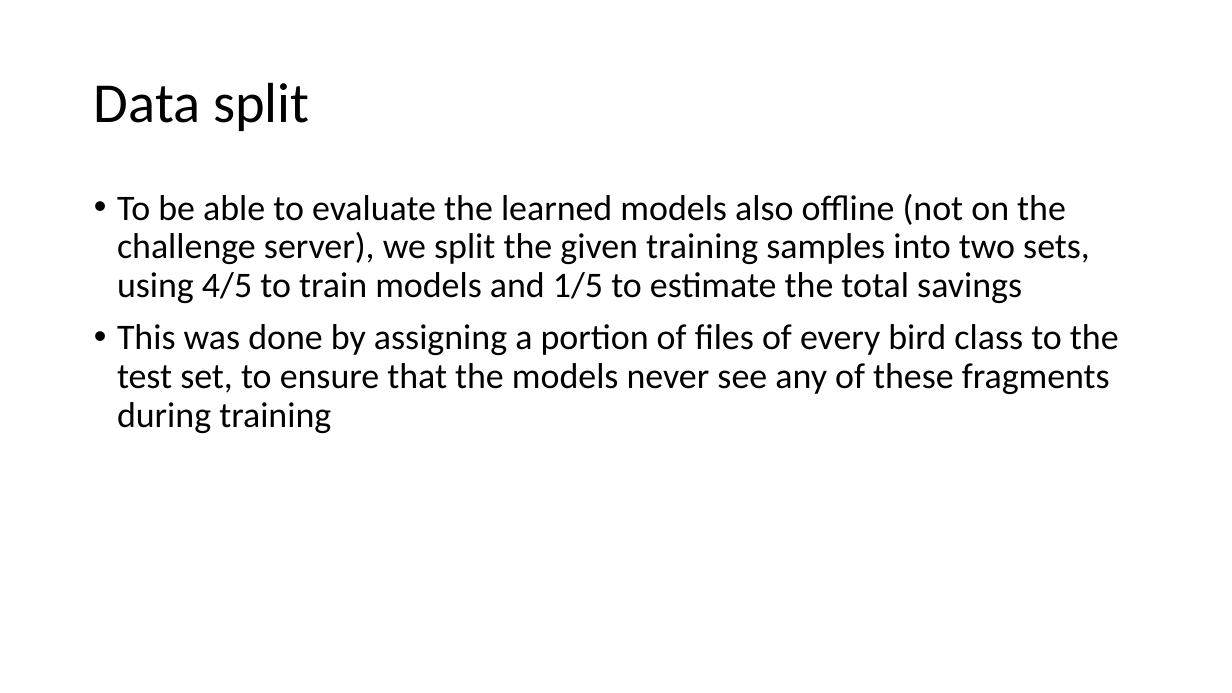
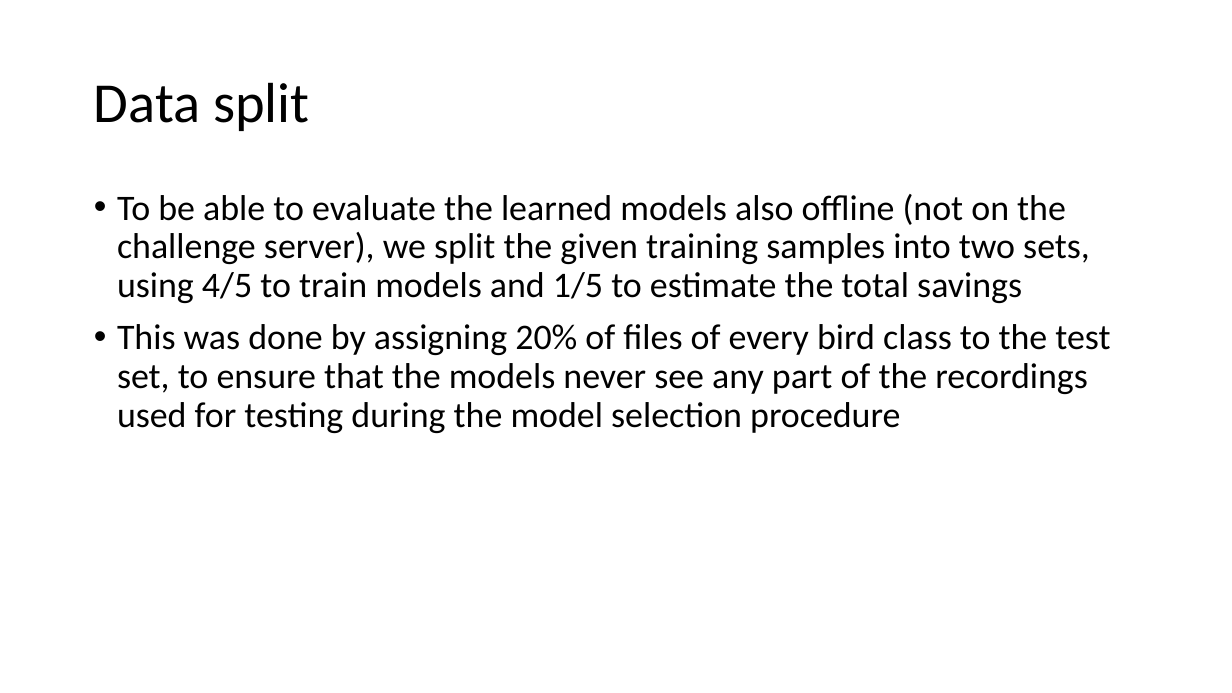
Before and after one commit to sandroassek/SS23_UE_MLPC, a slide deck: slide 2 of Challenge Presentation.odp. Drawn at 1232x693 pixels with LibreOffice and Linux fonts; fonts in the diff are those of the drawing. Boxes give left, top, right and bottom in pixels: in the first picture for what was removed or moved away, otherwise in the second. Text is boxed around its words. In the diff, an @@ line names an element or a change of style, - is before the commit and + after.

```diff
--- a/Challenge Presentation.odp
+++ b/Challenge Presentation.odp
@@ text at <box>117,324,1110,433</box>: text changed @@
-• This was done by assigning a portion of files of every bird class to the test set, to ensure that the models never see any of these fragments during training
+• This was done by assigning 20% of files of every bird class to the test set, to ensure that the models never see any part of the recordings used for testing during the model selection procedure
```
Also in this commit, not shown: 2 other slides changed, 3 slides added, 2 slides removed.
